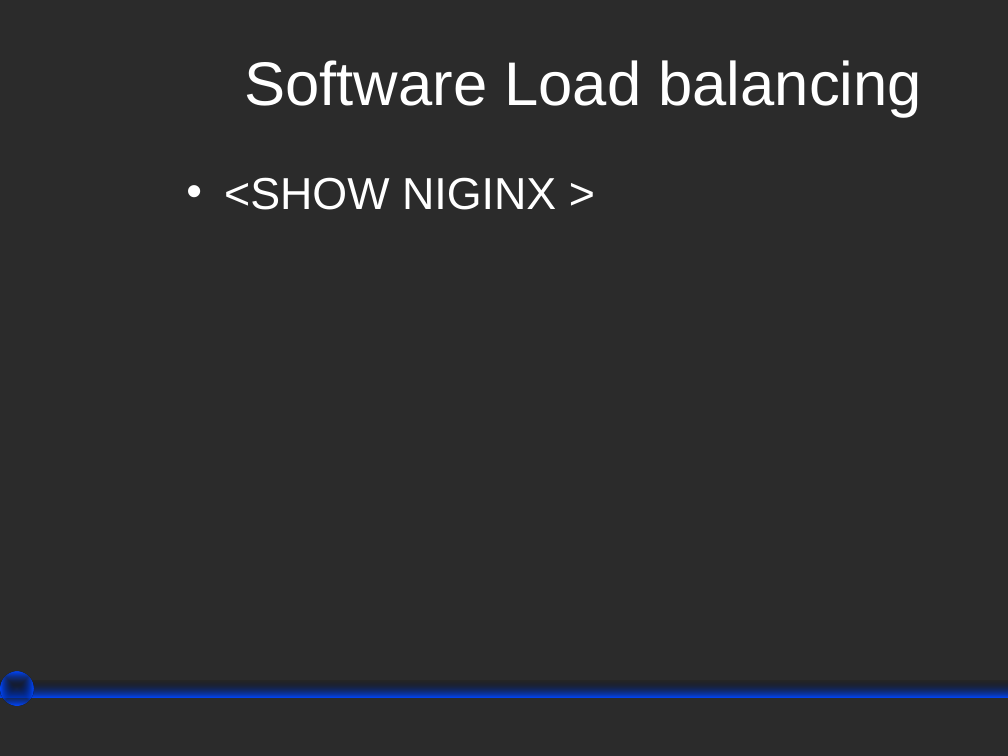
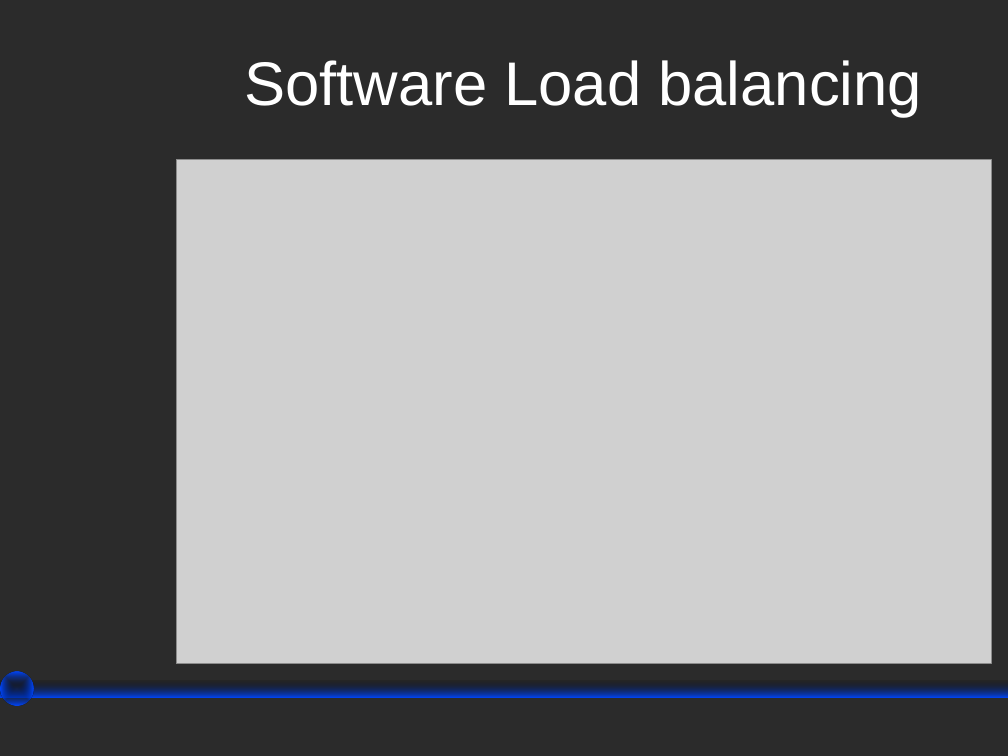
Before and after one commit to wesreisz/cis411-lightningTalks, a slide deck: slide 16 of TylerLutz_Docker_LighteningTalk.ppt. Drawn at 1008x756 pixels with LibreOffice and Linux fonts; fonts in the diff are those of the drawing; grey boxes stand for pictures; background and template pictures are left out; a plain dark background stands for a picture behind light text. Boxes give left, top, right and bottom in pixels: in the first picture for what was removed or moved away, otherwise in the second. Text is boxed around its words. In the diff, an @@ line names an element or a change of style, - is before the commit and + after.

```diff
--- a/TylerLutz_Docker_LighteningTalk.ppt
+++ b/TylerLutz_Docker_LighteningTalk.ppt
@@ picture added at (176,159,991,663) @@
@@ text removed at (224,177,556,210) @@
-• <SHOW NIGINX >
```
Also in this commit, not shown: 5 other slides changed, 1 slide added, 1 slide removed.
